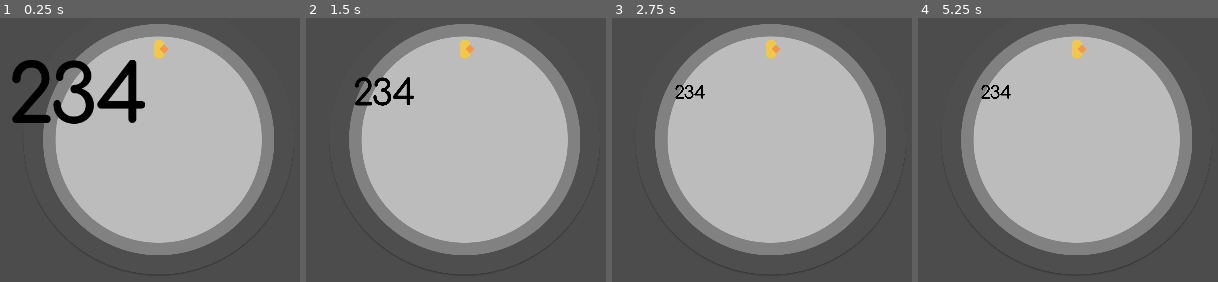
Above: before the commit, frames 1-4 (left to right).
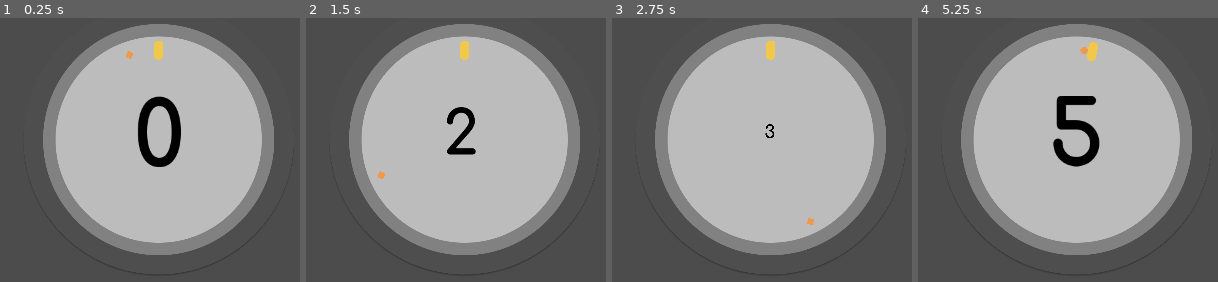
Above: after the commit, the same moments.

Repository: takecare/popthelock
Game: Godot game, scene res://scenes/Main.tscn
The game is run twice, just before and just after one commit, with the same random seed, the same clock (stepped at 60 frames per second) and the same inputs. The engine's default icon, where the game draws it, is replaced by a stand-in: a white triangle on a blue panel in a dark square.
Inputs (mouse positions are in pixels of both pictures, inside the frame that each line leads up to):
- Up to frame 1 (0.25 s): no input
- Up to frame 2 (1.5 s): tap Enter at 0.5 s; move the mouse to (564, 123) at 0.52 s; tap G at 0.6 s; tap F at 0.8, 1.35 s; move the mouse to (375, 202) at 1.27 s
- Up to frame 3 (2.75 s): tap G at 1.55 s; move the mouse to (outside the picture) at 2.02 s; click (outside the picture) at 2.1 s; tap F at 2.3 s
- Up to frame 4 (5.25 s): move the mouse to (outside the picture) at 2.77 s; tap G at 2.85, 4.35 s; move the mouse to (outside the picture) at 3.52 s; tap F at 3.6, 5.1 s; move the mouse to (942, 44) at 4.27 s; tap Space at 5 s; move the mouse to (1101, 163) at 5.02 s

The runs differ from the first frame. In frame 1, 6.3% of the frame differs, in the area x 4-61%, y 8-57%; in frame 2, 1.8%; in frame 3, 0.4%; in frame 4, 2.7%.
Error before the commit: Trying to assign value of type 'Node2D' to a variable of type 'Score.gd'. (res://scripts/Main.gd:26)

Commit message:
add score layer

Diff:
--- a/project.godot
+++ b/project.godot
@@ -19,10 +19,15 @@
 "language": "GDScript",
 "path": "res://scripts/Lock.gd"
 }, {
-"base": "TextureRect",
+"base": "Node2D",
 "class": "Score",
 "language": "GDScript",
 "path": "res://scripts/Score.gd"
+}, {
+"base": "CenterContainer",
+"class": "ScoreLayer",
+"language": "GDScript",
+"path": "res://scripts/ScoreLayer.gd"
 }, {
 "base": "",
 "class": "Target",
@@ -33,6 +38,7 @@
 "Crosshair": "",
 "Lock": "",
 "Score": "",
+"ScoreLayer": "",
 "Target": ""
 }
 
--- a/scenes/Score.tscn
+++ b/scenes/Score.tscn
@@ -1,15 +1,13 @@
-[gd_scene load_steps=6 format=2]
+[gd_scene load_steps=4 format=2]
 
 [ext_resource path="res://scripts/Score.gd" type="Script" id=1]
-[ext_resource path="res://sprites/2.png" type="Texture" id=2]
-[ext_resource path="res://sprites/3.png" type="Texture" id=3]
-[ext_resource path="res://sprites/4.png" type="Texture" id=4]
+[ext_resource path="res://scenes/ScoreLayer.tscn" type="PackedScene" id=2]
 
 [sub_resource type="Animation" id=1]
-resource_name = "Current"
+resource_name = "Increase"
 length = 2.0
 tracks/0/type = "value"
-tracks/0/path = NodePath("CenterContainer/HBoxContainer:rect_scale")
+tracks/0/path = NodePath("CurrentScoreLayer/HBoxContainer:rect_scale")
 tracks/0/interp = 1
 tracks/0/loop_wrap = true
 tracks/0/imported = false
@@ -22,46 +20,14 @@
 }
 
 [node name="Score" type="Node2D"]
+z_as_relative = false
 script = ExtResource( 1 )
 
-[node name="CenterContainer" type="CenterContainer" parent="."]
-margin_left = -128.0
-margin_top = -64.0
-margin_right = 128.0
-margin_bottom = 64.0
-grow_horizontal = 2
-grow_vertical = 2
-__meta__ = {
-"_edit_group_": true,
-"_edit_use_anchors_": false
-}
-
-[node name="HBoxContainer" type="HBoxContainer" parent="CenterContainer"]
-margin_left = 9.0
-margin_top = 7.0
-margin_right = 246.0
-margin_bottom = 121.0
-rect_pivot_offset = Vector2( 118, 57 )
-
-[node name="TextureRect" type="TextureRect" parent="CenterContainer/HBoxContainer"]
-margin_right = 69.0
-margin_bottom = 114.0
-texture = ExtResource( 2 )
-stretch_mode = 4
-
-[node name="TextureRect2" type="TextureRect" parent="CenterContainer/HBoxContainer"]
-margin_left = 73.0
-margin_right = 146.0
-margin_bottom = 114.0
-texture = ExtResource( 3 )
-stretch_mode = 4
-
-[node name="TextureRect3" type="TextureRect" parent="CenterContainer/HBoxContainer"]
-margin_left = 150.0
-margin_right = 237.0
-margin_bottom = 114.0
-texture = ExtResource( 4 )
+[node name="CurrentScoreLayer" parent="." instance=ExtResource( 2 )]
+margin_left = 0.0
+margin_top = 0.0
+margin_right = 256.0
+margin_bottom = 128.0
 
 [node name="AnimationPlayer" type="AnimationPlayer" parent="."]
-autoplay = "Current"
-anims/Current = SubResource( 1 )
+anims/Increase = SubResource( 1 )
--- /dev/null
+++ b/scenes/ScoreLayer.tscn
@@ -0,0 +1,44 @@
+[gd_scene load_steps=5 format=2]
+
+[ext_resource path="res://sprites/3.png" type="Texture" id=1]
+[ext_resource path="res://sprites/4.png" type="Texture" id=2]
+[ext_resource path="res://sprites/2.png" type="Texture" id=3]
+[ext_resource path="res://scripts/ScoreLayer.gd" type="Script" id=4]
+
+[node name="CenterContainer" type="CenterContainer"]
+margin_left = -128.0
+margin_top = -64.0
+margin_right = 128.0
+margin_bottom = 64.0
+grow_horizontal = 2
+grow_vertical = 2
+script = ExtResource( 4 )
+__meta__ = {
+"_edit_use_anchors_": false
+}
+
+[node name="HBoxContainer" type="HBoxContainer" parent="."]
+margin_left = 9.0
+margin_top = 7.0
+margin_right = 246.0
+margin_bottom = 121.0
+rect_pivot_offset = Vector2( 118, 57 )
+
+[node name="Digit1" type="TextureRect" parent="HBoxContainer"]
+margin_right = 69.0
+margin_bottom = 114.0
+texture = ExtResource( 3 )
+stretch_mode = 4
+
+[node name="Digit2" type="TextureRect" parent="HBoxContainer"]
+margin_left = 73.0
+margin_right = 146.0
+margin_bottom = 114.0
+texture = ExtResource( 1 )
+stretch_mode = 4
+
+[node name="Digit3" type="TextureRect" parent="HBoxContainer"]
+margin_left = 150.0
+margin_right = 237.0
+margin_bottom = 114.0
+texture = ExtResource( 2 )
--- a/scripts/Score.gd
+++ b/scripts/Score.gd
@@ -1,39 +1,33 @@
-class_name Score extends TextureRect
+class_name Score extends Node2D
 
 export(int) var score = 0
 
-const sprites = [
-  preload("res://sprites/0.png"),
-  preload("res://sprites/1.png"),
-  preload("res://sprites/2.png"),
-  preload("res://sprites/3.png"),
-  preload("res://sprites/4.png"),
-  preload("res://sprites/5.png"),
-  preload("res://sprites/6.png"),
-  preload("res://sprites/7.png"),
-  preload("res://sprites/8.png"),
-  preload("res://sprites/9.png")
-]
+onready var currentScoreLayer: ScoreLayer = $CurrentScoreLayer
+onready var animationPlayer: AnimationPlayer = $AnimationPlayer
 
 func _ready() -> void:
   #text = str(score)
+  currentScoreLayer.set_score(0)
   pass
 
 func center_on(point: Vector2):
-  set_global_position(
-    Vector2(point.x - rect_size.x / 2, point.y - rect_size.y / 2)
-  )
+  #set_global_position(Vector2(point.x - rect_size.x / 2, point.y - rect_size.y / 2))
+  pass
 
 func increase():
   # TODO animate (quick scale+fade)
   score += 1
+  pass
 
 func reset():
   # TODO animate counting down until 0
   score = 0
+  pass
 
-func update():
-  var readable = str(score)
-  for i in range(0, readable.length()):
-    print(i)
-  pass
+func _unhandled_key_input(event: InputEventKey) -> void:
+  if event.echo || event.pressed: return
+  if event.scancode == KEY_G:
+    animationPlayer.play("Increase")
+  elif event.scancode == KEY_F:
+    currentScoreLayer.increase()
+  get_tree().set_input_as_handled()
--- /dev/null
+++ b/scripts/ScoreLayer.gd
@@ -0,0 +1,77 @@
+class_name ScoreLayer extends CenterContainer
+
+export(int) var score = 0 setget set_score,get_score
+
+onready var hBoxContainer: HBoxContainer = $HBoxContainer
+onready var digit1: TextureRect = $HBoxContainer/Digit1
+onready var digit2: TextureRect = $HBoxContainer/Digit2
+onready var digit3: TextureRect = $HBoxContainer/Digit3
+
+const sprites = [
+  preload("res://sprites/0.png"),
+  preload("res://sprites/1.png"),
+  preload("res://sprites/2.png"),
+  preload("res://sprites/3.png"),
+  preload("res://sprites/4.png"),
+  preload("res://sprites/5.png"),
+  preload("res://sprites/6.png"),
+  preload("res://sprites/7.png"),
+  preload("res://sprites/8.png"),
+  preload("res://sprites/9.png")
+]
+
+func _ready() -> void:
+  #text = str(score)
+  offset_pivot()
+  pass
+
+func center_on(point: Vector2):
+  set_global_position(
+    Vector2(point.x - rect_size.x / 2, point.y - rect_size.y / 2)
+  )
+
+func increase():
+  # TODO animate (quick scale+fade)
+  score += 1
+  update()
+  offset_pivot() # TODO re-calculate pivot offset on hBoxContainer
+
+func reset():
+  # TODO animate counting down until 0
+  score = 0
+  update()
+  offset_pivot() # TODO re-calculate pivot offset on hBoxContainer
+
+func get_score() -> int:
+  return score
+
+func set_score(new: int) -> void:
+  score = new
+  update()
+  offset_pivot() # TODO re-calculate pivot offset on hBoxContainer
+
+func offset_pivot():
+  # pivot offset on hBoxContainer must be its w/2 and its h/2
+  hBoxContainer.rect_pivot_offset = hBoxContainer.rect_size / 2
+
+func update():
+  var readable = str(score)
+  var length = readable.length()
+  if length == 1:
+    digit1.visible = true
+    digit2.visible = false
+    digit3.visible = false
+    digit1.texture = sprites[readable[0].to_int()]
+  elif length == 2:
+    digit1.visible = true
+    digit2.visible = true
+    digit3.visible = false
+    digit1.texture = sprites[readable[0].to_int()]
+    digit2.texture = sprites[readable[1].to_int()]
+  else:
+    digit1.visible = true
+    digit2.visible = true
+    digit3.visible = true
+    digit1.texture = sprites[readable[0].to_int()]
+    digit2.texture = sprites[readable[1].to_int()]
+    digit3.texture = sprites[readable[2].to_int()]
